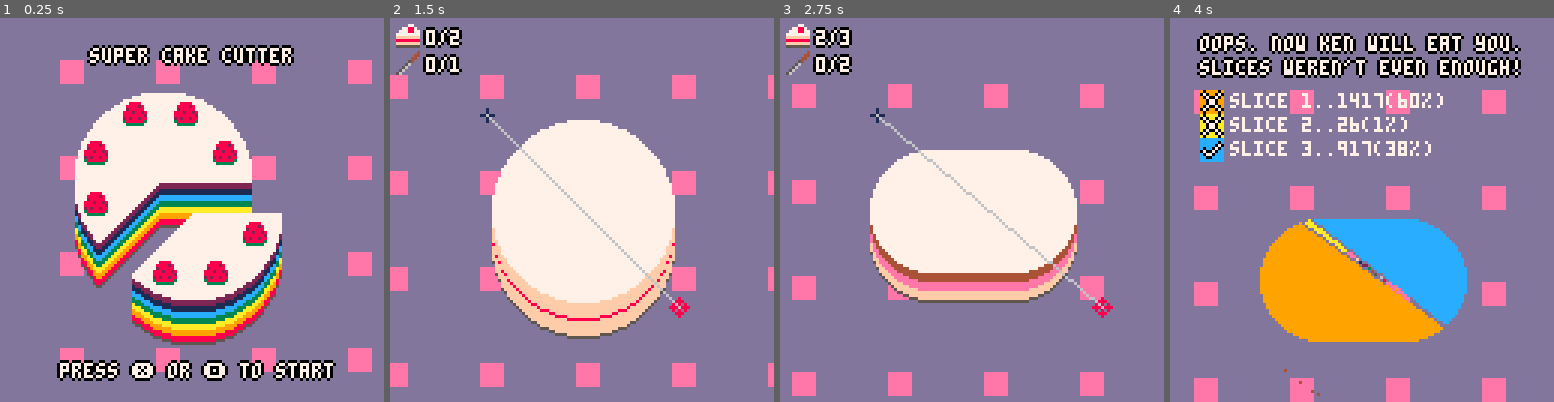
Above: before the commit, frames 1-4 (left to right).
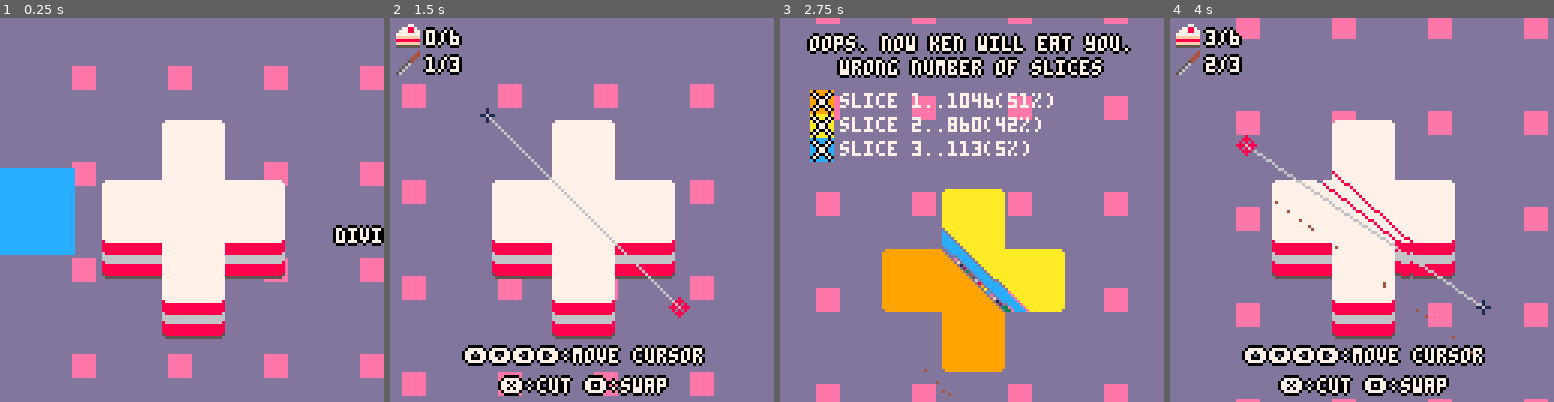
Above: after the commit, the same moments.

Repository: m-r-hunt/Pico-8-Carts
Game: PICO-8 cartridge cakecut.p8
Same seed, same stepped clock (60 frames per second), same inputs: the game is played once before the commit and once after it.
Inputs (mouse positions are in pixels of both pictures, inside the frame that each line leads up to):
- Up to frame 1 (0.25 s): no input
- Up to frame 2 (1.5 s): tap X (X key) at 0.33, 1.07 s; click (670, 121) at 0.67 s; tap O (Z key) at 0.7 s; click (436, 267) at 1.22 s
- Up to frame 3 (2.75 s): hold Right 1.6-2.1 s; tap O (Z key) at 1.7, 2.1, 2.5 s; click (887, 114) at 1.77 s; tap X (X key) at 1.85 s; hold Up 2.15-2.42 s; click (952, 259) at 2.32 s; hold Right from 2.47 s (still down)
- Up to frame 4 (4 s): click (1404, 106) at 2.87 s; tap O (Z key) at 2.9, 3.3, 3.7 s; tap X (X key) at 2.97 s; release Right at 3.03 s; hold Left 3.08-3.58 s; click (1465, 256) at 3.42 s; hold Down 3.63-3.97 s; click (1231, 102) at 3.97 s

The runs differ from the first frame. In frame 1, 35% of the frame differs, in the area x 0-100%, y 7-95%; in frame 2, 22%; in frame 3, 42%; in frame 4, 45%, in the area x 1-99%, y 0-100%.

Commit message:
More levels.

Diff:
--- a/cakecut.p8
+++ b/cakecut.p8
@@ -15,7 +15,10 @@
   debug=not debug
   poke(0x5f2d,1-peek(0x5f2d))
  end)
- change_mode("title")
+ --change_mode("title")
+
+ leveln=4
+ change_mode("level_intro")
 end
 
 function _update()
@@ -194,6 +197,9 @@
  local col=8
  color(7)
  fillp(0)
+ print_bolded("⬆️⬇️⬅️➡️:move cursor",25,110)
+ print_bolded("❎:cut 🅾️:swap",37,120)
+
  debug_print_slices()
  if debug then
   -- temp level design mouse
@@ -469,8 +475,6 @@
 -->8
 -- levels
 
-leveln=0
-
 function strawbs(strawbs)
  local rev_strawbs={}
  for s=1,#strawbs do
@@ -522,6 +526,13 @@
   strawbs{},
  },
  {
+  function() circfill(64,64,30,7) end,
+  5,
+  5,
+  {5,4,4,4,4,5,5,4,4,4,4,5,5,4,4,4,4},
+  strawbs{},
+ },
+ {
   function()
    circfill(50,64,20,7)
    circfill(78,64,20,7)
@@ -533,11 +544,46 @@
   strawbs{},
  },
  {
+  function()
+   rectfill(54,34,74,94,7)
+   rectfill(34,54,94,74,7)
+   pset(54,34,0)
+   pset(54,94,0)
+   pset(74,34,0)
+   pset(74,94,0)
+   pset(34,54,0)
+   pset(94,54,0)
+   pset(34,74,0)
+   pset(94,74,0)
+  end,
+  3,
+  6,
+  {5,8,8,8,8,6,6,6,8,8,8,8},
+  strawbs{},
+ },
+
+ --strawberry levels
+ {
   function() rectfill(32,50,96,70,7) end,
   2,
   3,
   {5,15,15,15,15,15,10,10,15,15,15,15,15,10},
   strawbs{{40,60}},
+ },
+ {
+  function()
+   for y=1,40 do
+    local yy=40+y
+    for x=-y,y do
+     local xx=64+x
+     pset(xx,yy,7)
+    end
+   end
+  end,
+  3,
+  4,
+  {5,4,4,4,4,4,4,4,3,11,11},
+  strawbs{{64,45},{34,75},{94,75}},
  },
  {
   function()
